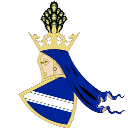
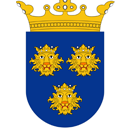
Layer changes from the first w=128, h=128 image to the second:
added layer "Layer 75" above "Layer 74" over [16,0,115,128]
hid "Layer 74" over [16,0,127,128]
hid "Layer 73" over [16,0,127,128]